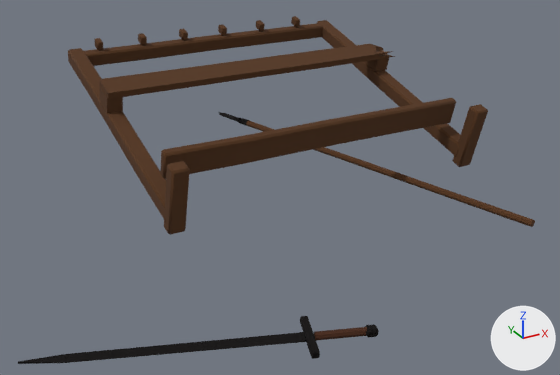
The glTF model godot/assets/props/modelle/waffenstaender_kaputt.glb: old version first, new version second.
One viewpoint serves both versions: a 50 mm camera at (-1.62, -2.35, 1.39) aimed at (-0.2, 0.23, 0.1). The lights are fixed; the arrows at lower right show +X, +Y and +Z. The first picture is the older version. Vertices at exactly the same position are counted once.

The first picture shows 'waffenstaender_kaputt'.
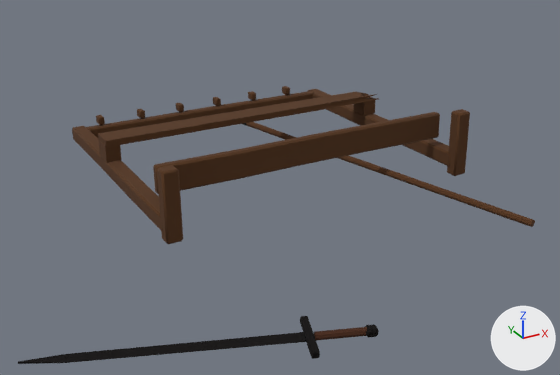
The change, as a diff of the scene's bpy script:
```diff
--- a/godot/assets/props/modelle/waffenstaender_kaputt.glb.py
+++ b/godot/assets/props/modelle/waffenstaender_kaputt.glb.py
@@ me_waffenstaender_kaputt @@
 # used by ob_waffenstaender_kaputt; location = (0.0, 0.0, 0.0)
-me_waffenstaender_kaputt.from_pydata(...)  # 607 vertices, 1126 faces; spans x -1.39..0.77, y -0.73..1.48, z 0.0..0.54
+me_waffenstaender_kaputt.from_pydata(...)  # 607 vertices, 1126 faces; spans x -1.39..0.77, y -0.73..1.48, z 0.0..0.3
+# me_waffenstaender_kaputt part 1: the loose piece of 24 vertices spanning x -0.74..-0.66, y 0.04..0.18, z 0.06..0.36 is turned -16.6 degrees about the x axis through its middle, then moved by (0.0, 0.07, -0.05)
+# me_waffenstaender_kaputt part 2: the loose piece of 48 vertices spanning x -0.74..-0.66, y 0.12..1.39, z 0.1..0.5 is turned -16.6 degrees about the x axis through its middle, then moved by (0.0, 0.07, -0.24)
+# me_waffenstaender_kaputt part 3: the loose piece of 24 vertices spanning x 0.66..0.74, y 0.04..0.18, z 0.05..0.36 is turned -16.6 degrees about the x axis through its middle, then moved by (0.0, 0.07, -0.05)
+# me_waffenstaender_kaputt part 4: the loose piece of 48 vertices spanning x 0.66..0.73, y 0.13..1.39, z 0.1..0.5 is turned -16.6 degrees about the x axis through its middle, then moved by (0.0, 0.07, -0.24)
+# me_waffenstaender_kaputt part 5: the loose piece of 48 vertices spanning x -0.7..0.7, y 1.31..1.37, z 0.41..0.49 is turned -16.6 degrees about the x axis through its middle, then moved by (0.0, 0.09, -0.41)
+# me_waffenstaender_kaputt part 6: the loose piece of 48 vertices spanning x -0.7..0.7, y 0.21..0.28, z 0.23..0.35 is turned -16.6 degrees about the x axis through its middle, then moved by (0.0, 0.09, -0.1)
+# me_waffenstaender_kaputt part 7: the loose piece of 66 vertices spanning x -0.73..0.77, y 0.76..0.89, z 0.41..0.47 is turned -16.6 degrees about the x axis through its middle, then moved by (0.0, 0.11, -0.27)
+# me_waffenstaender_kaputt part 8: the loose piece of 8 vertices spanning x -0.74..-0.66, y 0.78..0.9, z 0.34..0.45 is turned -16.6 degrees about the x axis through its middle, then moved by (0.0, 0.09, -0.27)
+# me_waffenstaender_kaputt part 9: the loose piece of 8 vertices spanning x 0.66..0.74, y 0.78..0.9, z 0.34..0.45 is turned -16.6 degrees about the x axis through its middle, then moved by (0.0, 0.09, -0.27)
+# me_waffenstaender_kaputt part 10: the loose piece of 24 vertices spanning x -0.6..-0.57, y 1.31..1.37, z 0.49..0.54 is moved by (0.0, 0.11, -0.42)
+# me_waffenstaender_kaputt part 11: the loose piece of 24 vertices spanning x -0.38..-0.36, y 1.31..1.37, z 0.49..0.54 is moved by (0.0, 0.11, -0.42)
+# me_waffenstaender_kaputt part 12: the loose piece of 24 vertices spanning x -0.17..-0.14, y 1.31..1.37, z 0.49..0.54 is moved by (0.0, 0.11, -0.42)
+# me_waffenstaender_kaputt part 13: the loose piece of 24 vertices spanning x 0.05..0.09, y 1.31..1.37, z 0.49..0.54 is moved by (0.0, 0.11, -0.42)
+# me_waffenstaender_kaputt part 14: the loose piece of 24 vertices spanning x 0.28..0.3, y 1.31..1.37, z 0.49..0.54 is moved by (0.0, 0.11, -0.42)
+# me_waffenstaender_kaputt part 15: the loose piece of 24 vertices spanning x 0.5..0.52, y 1.31..1.37, z 0.49..0.54 is moved by (0.0, 0.11, -0.42)
 me_waffenstaender_kaputt.materials.append(mat_holz)
```

Where the change shows, as pixel boxes [x1, y1, x2, y2] in the pictures (560 x 375 px; the box of a moved part takes in the faces that stretch with it):
'waffenstaender_kaputt', reshaped (20% shorter): before [18, 16, 535, 364]; after [18, 86, 535, 364]
part 1 of me_waffenstaender_kaputt, moved or reshaped: before [164, 161, 190, 235]; after [157, 165, 183, 244]
part 2 of me_waffenstaender_kaputt, moved or reshaped: before [68, 48, 166, 222]; after [72, 126, 163, 232]
part 3 of me_waffenstaender_kaputt, moved or reshaped: before [452, 104, 488, 167]; after [447, 109, 470, 176]
part 4 of me_waffenstaender_kaputt, moved or reshaped: before [317, 20, 460, 157]; after [308, 89, 450, 166]
part 5 of me_waffenstaender_kaputt, moved or reshaped: before [83, 23, 323, 66]; after [86, 91, 313, 138]
part 6 of me_waffenstaender_kaputt, moved or reshaped: before [160, 98, 456, 179]; after [153, 112, 440, 194]
part 7 of me_waffenstaender_kaputt, moved or reshaped: before [99, 44, 395, 99]; after [98, 92, 378, 147]
part 8 of me_waffenstaender_kaputt, moved or reshaped: before [100, 86, 123, 113]; after [98, 140, 122, 162]
part 9 of me_waffenstaender_kaputt, moved or reshaped: before [365, 50, 389, 72]; after [354, 97, 375, 115]
part 10 of me_waffenstaender_kaputt, moved or reshaped: before [94, 38, 103, 50]; after [96, 115, 105, 125]
part 11 of me_waffenstaender_kaputt, moved or reshaped: before [138, 33, 147, 45]; after [137, 109, 145, 118]
part 12 of me_waffenstaender_kaputt, moved or reshaped: before [179, 29, 188, 40]; after [176, 103, 184, 112]
part 13 of me_waffenstaender_kaputt, moved or reshaped: before [218, 24, 227, 35]; after [213, 97, 221, 106]
part 14 of me_waffenstaender_kaputt, moved or reshaped: before [256, 20, 265, 31]; after [248, 91, 256, 100]
part 15 of me_waffenstaender_kaputt, moved or reshaped: before [291, 16, 300, 27]; after [282, 86, 290, 95]
